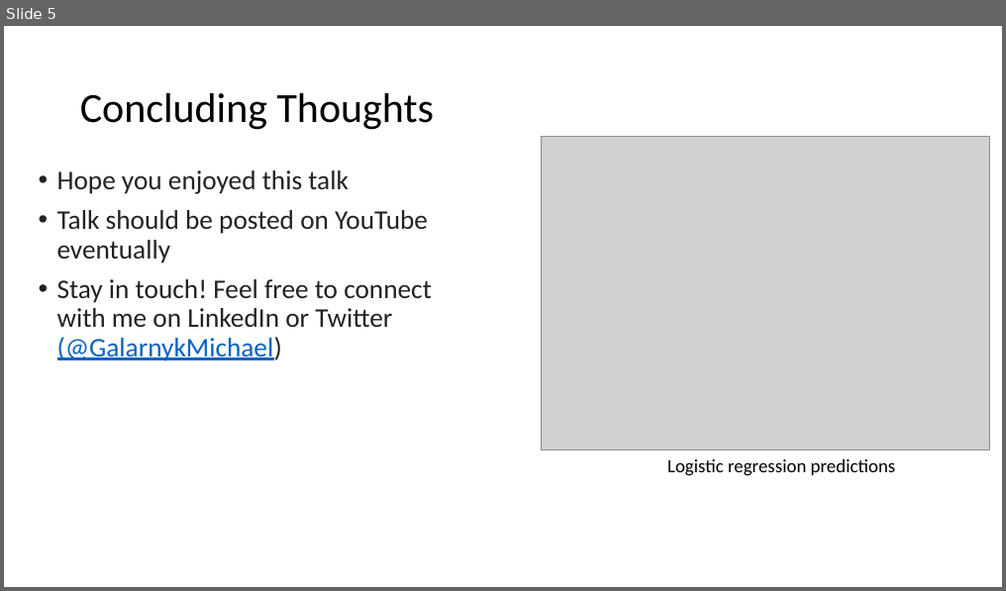
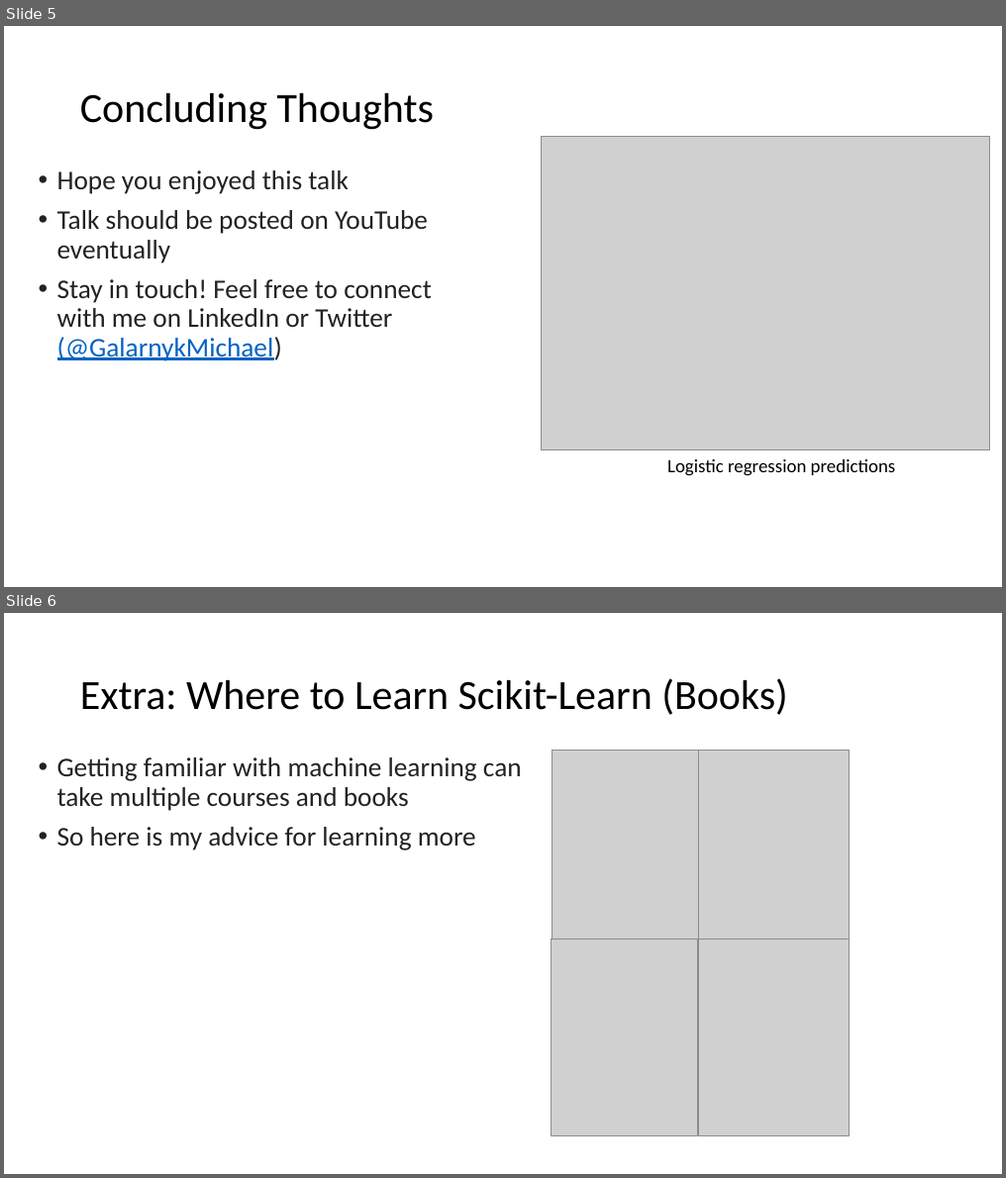
Before and after one commit to mGalarnyk/DSGO_IntroductionScikitLearn, a slide deck: powerpoints/Conclusion.pptx. Shown one above the other, each under a label of ours: slide 5 before the commit, slides 5 and 6 after it. The pictures are 1006x591 and 1006x1178 pixels, drawn with LibreOffice and Linux fonts; fonts in the diff are those of the drawing; grey boxes stand for pictures. Boxes give left, top, right and bottom in pixels: in the first picture for what was removed or moved away, otherwise in the second. Text is boxed around its words. In the diff, an @@ line names an element or a change of style, - is before the commit and + after.

```diff
--- a/powerpoints/Conclusion.pptx
+++ b/powerpoints/Conclusion.pptx
@@ slide 6 added at box(4, 613, 1002, 1174), background #FFFFFF @@
@@ title added at box(80, 678, 788, 715), 40 pt, text #000000 @@
+Extra: Where to Learn Scikit-Learn (Books)
@@ text added at box(57, 758, 522, 851), 26 pt, text #222222 @@
+• Getting familiar with machine learning can take multiple courses and books
+• So here is my advice for learning more
@@ picture added at box(552, 750, 701, 947) @@
@@ picture added at box(699, 750, 849, 947) @@
@@ picture added at box(550, 940, 698, 1137) @@
@@ picture added at box(699, 940, 849, 1137) @@
```
Also in this commit, not shown: 1 other file.
